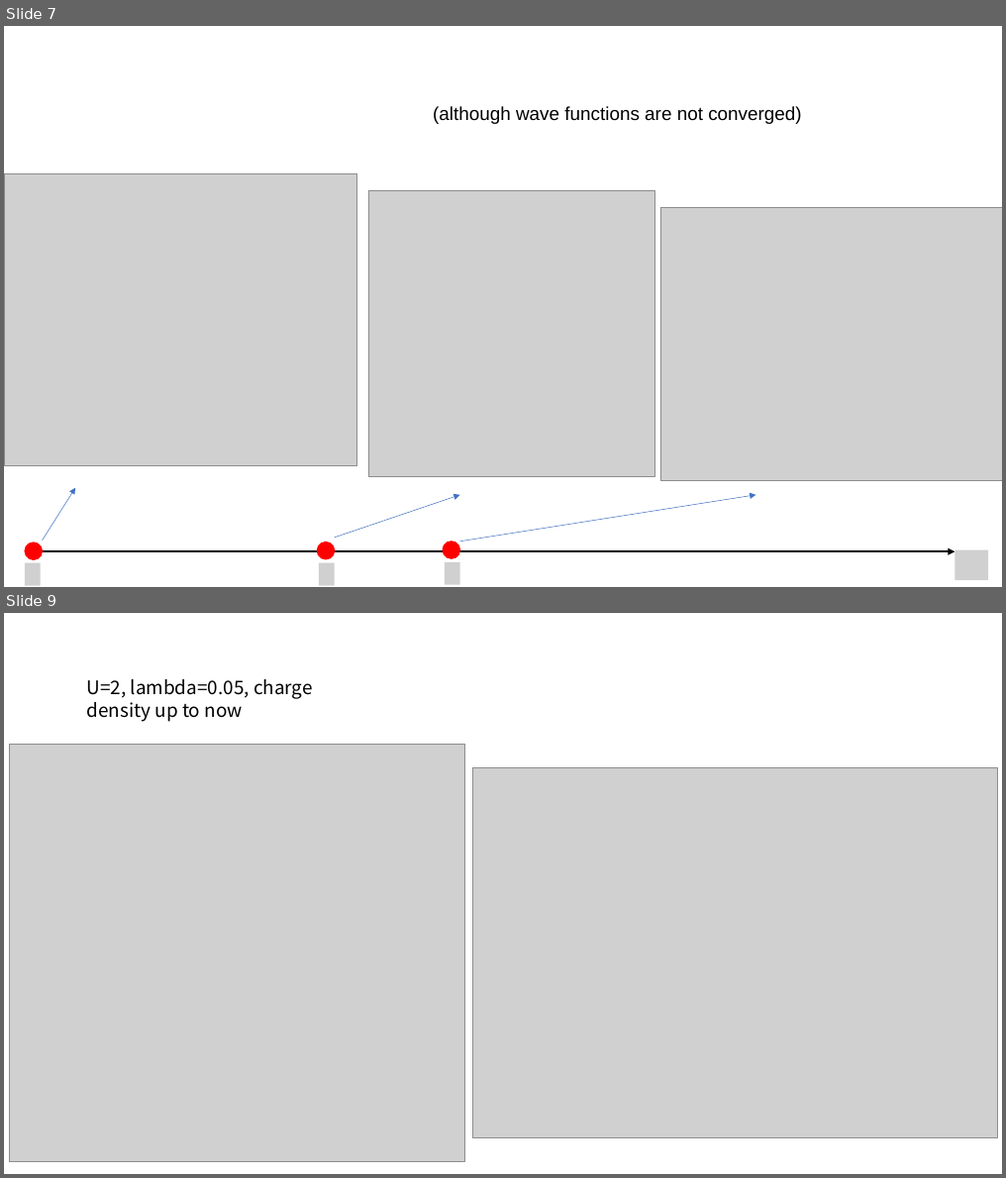
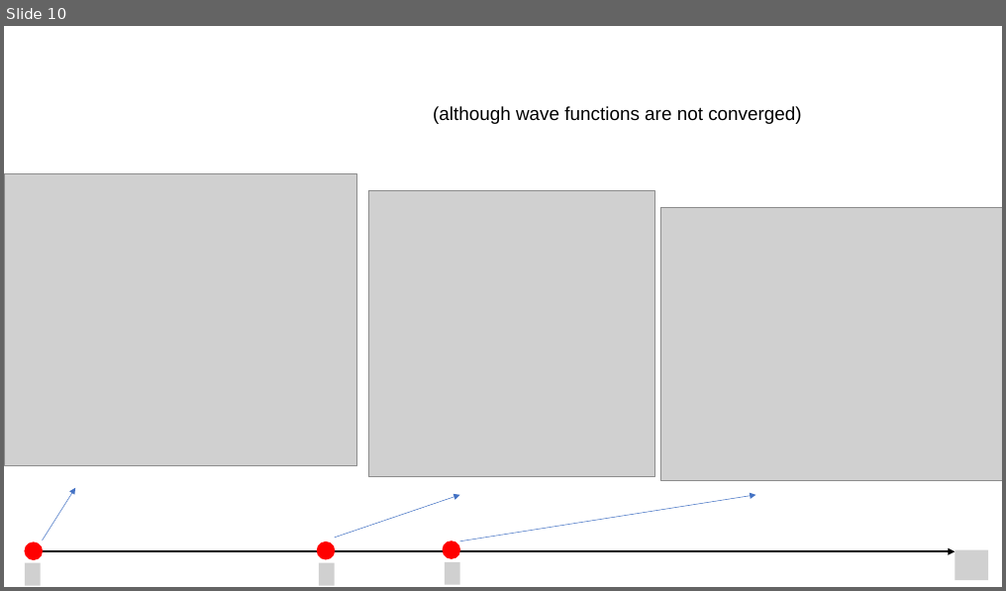
Before and after one commit to QuantumLiquids/SSH-Hubbard, a slide deck: note/SSH-Hubbard-Note6.pptx. Shown one above the other, each under a label of ours: slides 7 and 9 before the commit, slide 10 after it; the slides between them are not shown. The pictures are 1006x1178 and 1006x591 pixels, drawn with LibreOffice and Linux fonts; fonts in the diff are those of the drawing; grey boxes stand for pictures. Boxes give left, top, right and bottom in pixels: in the first picture for what was removed or moved away, otherwise in the second. Text is boxed around its words. In the diff, an @@ line names an element or a change of style, - is before the commit and + after.

```diff
--- a/note/SSH-Hubbard-Note6.pptx
+++ b/note/SSH-Hubbard-Note6.pptx
@@ slide 9 removed at (4,613,1002,1174), background #FFFFFF @@
@@ text removed at (87,679,313,722) @@
-U=2, lambda=0.05, charge density up to now
@@ picture removed at (9,744,464,1162) @@
@@ picture removed at (472,768,997,1139) @@
@@ what was slide 7 is now slide 10 @@
```
Also in this commit, not shown: 2 slides changed, 4 slides added, 1 other slide removed, 20 other files.
